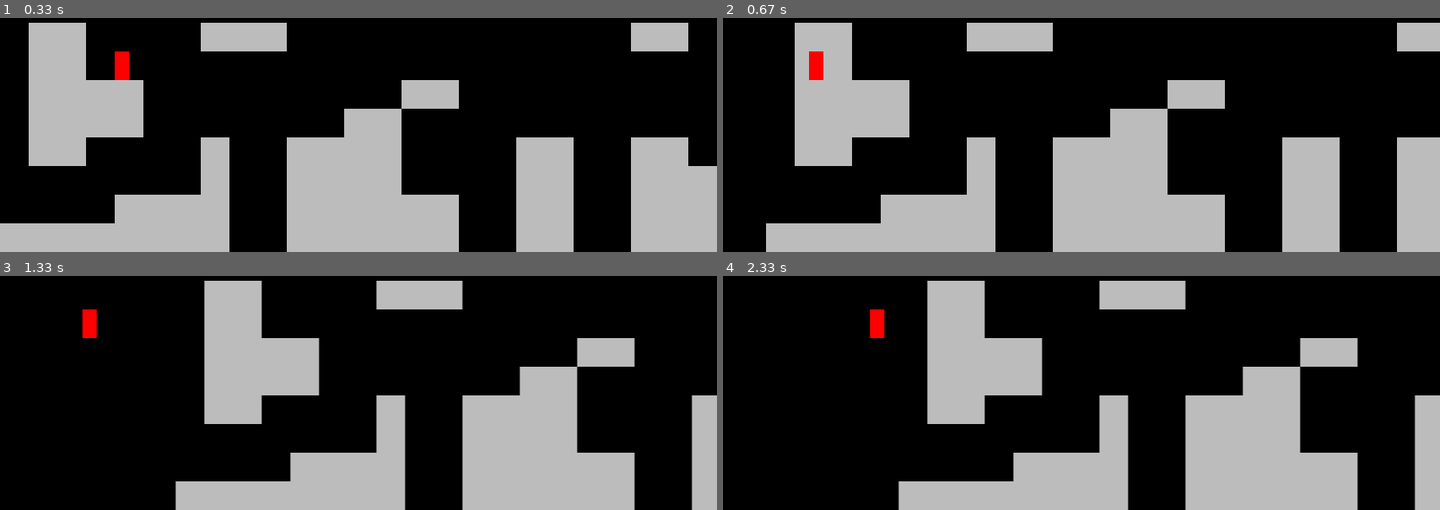
Above: before the commit, frames 1-4 (two rows, left to right).
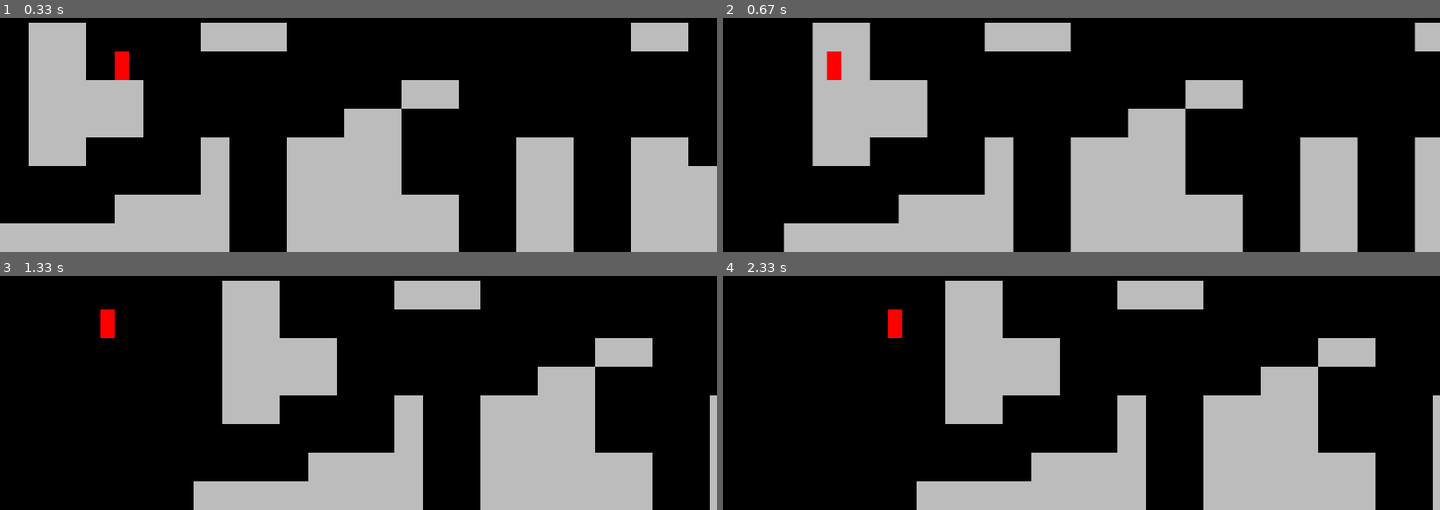
Above: after the commit, the same moments.

Repository: harryodubhghaill/pygame-platformer
Game: pygame game, started from main.py
Two runs of this game, one before a commit and one after it. Both use one fixed random seed, a clock stepped at 60 frames per second and the inputs below.
Inputs:
- Up to frame 1 (0.33 s): no input
- Up to frame 2 (0.67 s): hold A from 0.33 s (still down)
- Up to frame 3 (1.33 s): release A at 0.87 s; hold A 0.9-1.3 s
- Up to frame 4 (2.33 s): hold D 1.33-1.97 s; hold A from 2 s (still down)

Frame 1 is identical in both runs. In frame 2, 15% of the frame differs, in the area x 6-97%, y 2-100%; in frame 3, 12%; in frame 4, 12%.

Commit message:
fix screen limit variables to be seperate from scroll function

Diff:
--- a/level.py
+++ b/level.py
@@ -1,6 +1,6 @@
 import pygame
 from tiles import Tile
-from settings import tile_size
+from settings import tile_size, screen_limit_right, screen_limit_left
 from player import Player
 
 class Level:
@@ -33,10 +33,10 @@
         player_x = player.rect.x
         direction_x = player.direction.x
 
-        if player_x < 200 and direction_x < 0:
+        if player_x < screen_limit_left and direction_x < 0:
             self.world_shift = 8
             player.speed = 0
-        elif player_x > 1000 and direction_x > 0:
+        elif player_x > screen_limit_right and direction_x > 0:
             self.world_shift = -8
             player.speed = 0
         else:
--- a/settings.py
+++ b/settings.py
@@ -15,3 +15,6 @@
 
 screen_width = 1600
 screen_height = tile_size * len(level_map)
+
+screen_limit_right = screen_width - (screen_width * 0.15)
+screen_limit_left = screen_width * 0.15
